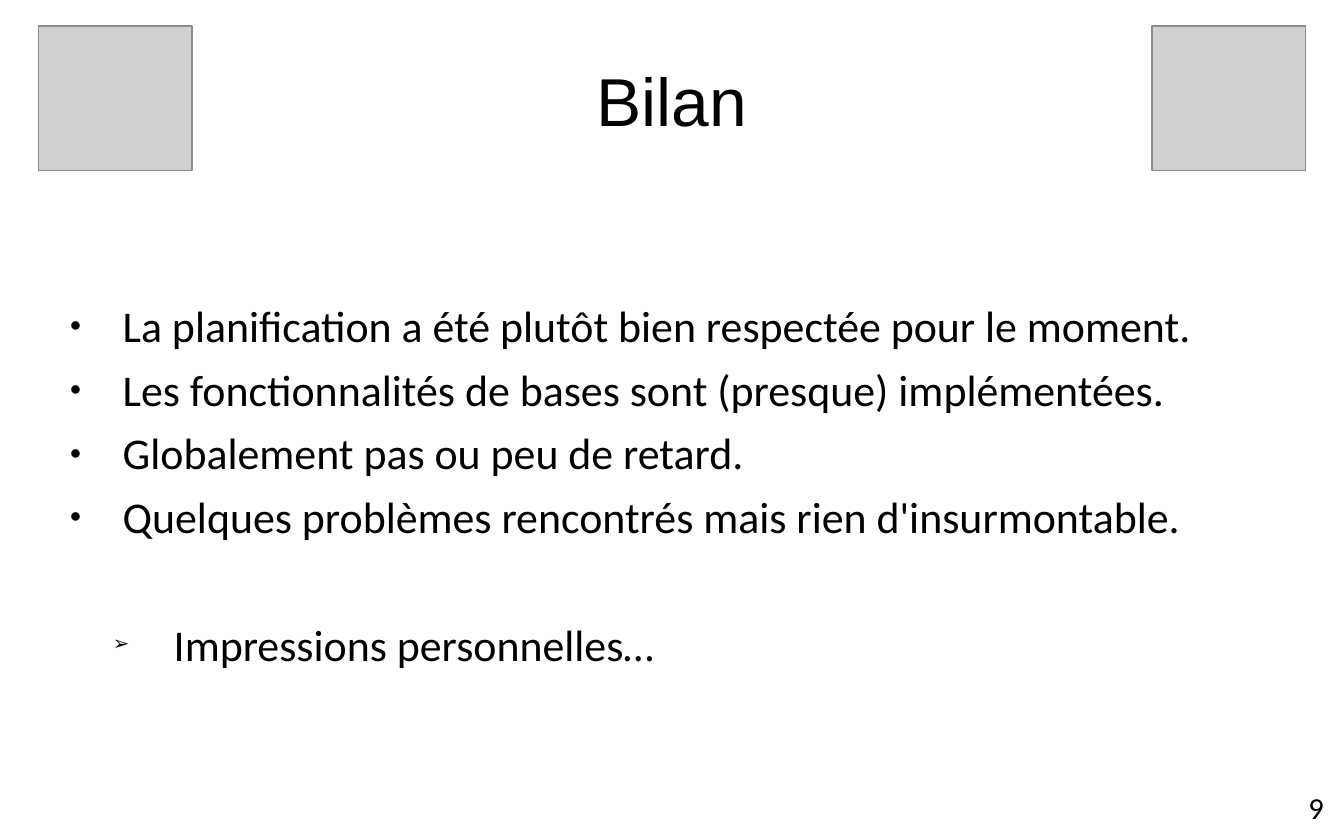
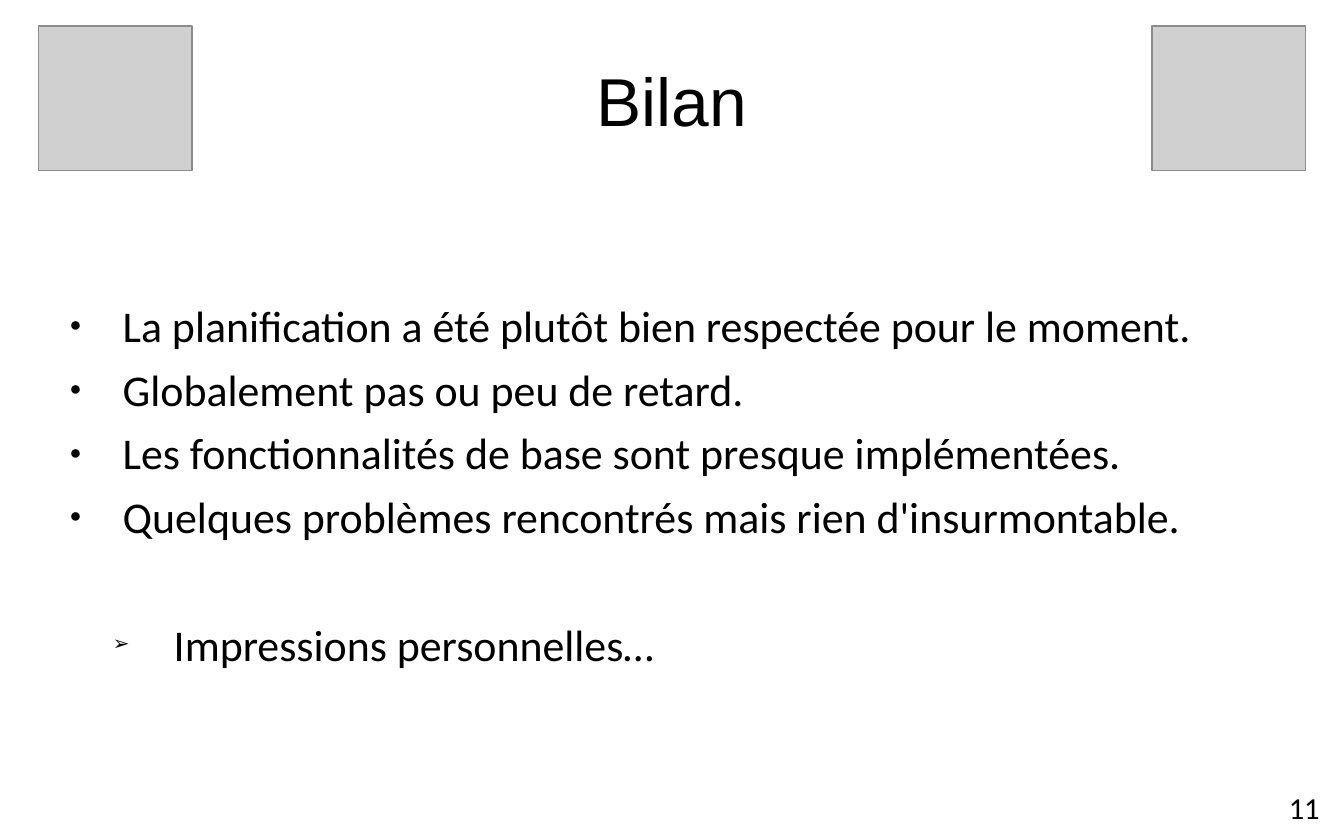
Before and after one commit to edri/ProjetChat2015, a slide deck: slide 12 of Documentation/Projet de semestre.odp (slide 11 before the commit). Drawn at 1344x840 pixels with LibreOffice and Linux fonts; fonts in the diff are those of the drawing; grey boxes stand for pictures; background and template pictures are left out. Boxes give left, top, right and bottom in pixels: in the first picture for what was removed or moved away, otherwise in the second. Text is boxed around its words. In the diff, an @@ line names an element or a change of style, - is before the commit and + after.

```diff
--- a/Documentation/Projet de semestre.odp
+++ b/Documentation/Projet de semestre.odp
@@ text at [123,374,1163,413]: paragraph removed @@
-● Les fonctionnalités de bases sont (presque) implémentées.
@@ text at [123,438,1120,476]: paragraph added @@
+● Les fonctionnalités de base sont presque implémentées.
@@ text added at [1289,799,1320,819], 18 pt, text #000000 @@
+11
@@ text removed at [1308,799,1323,819] @@
-9
```
Also in this commit, not shown: 10 other slides changed, 1 slide added, 11 other files.
